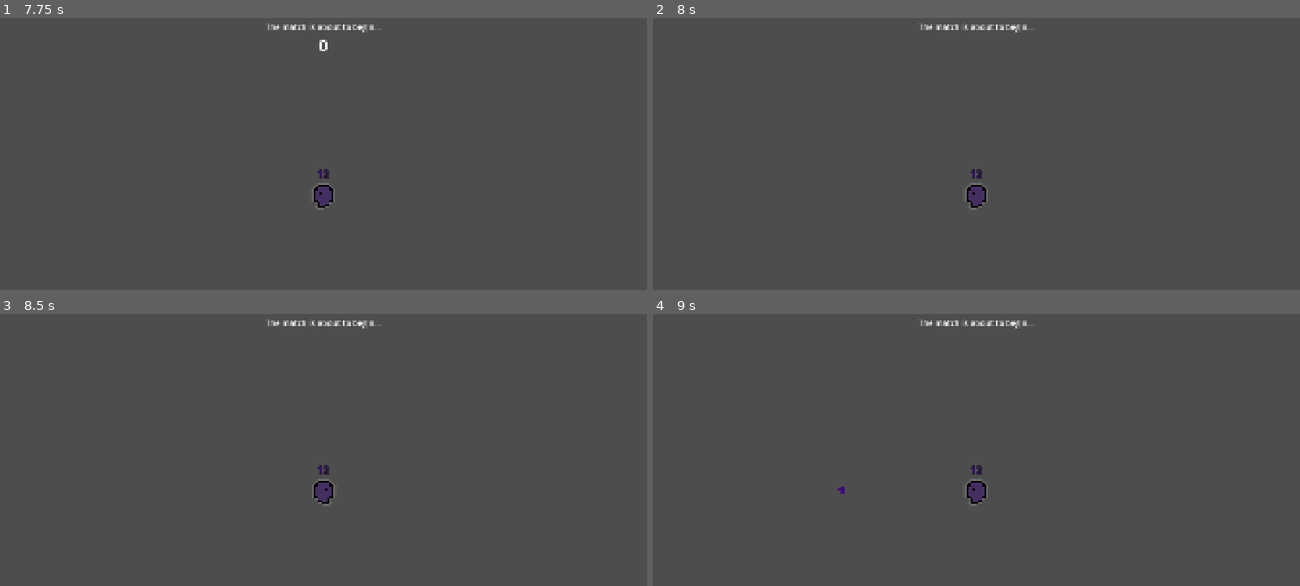
Above: before the commit, frames 1-4 (two rows, left to right).
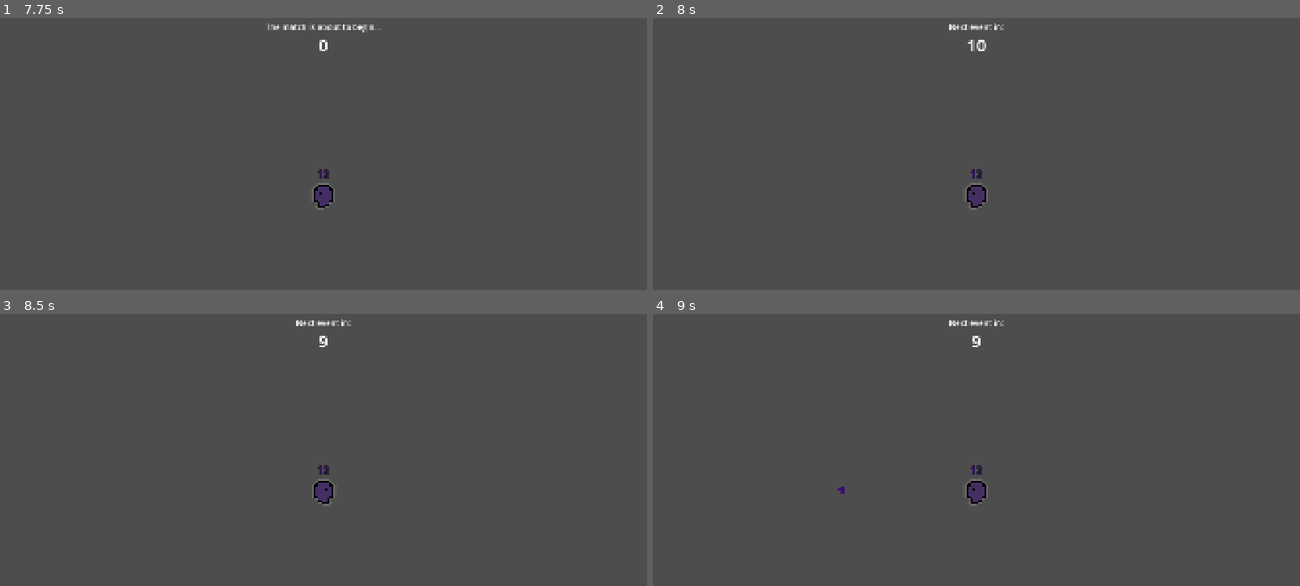
Above: after the commit, the same moments.

Repository: Mrneptune11/Unlimited-Games-Jam
Game: Godot game, scene res://Main/Lobby/Lobby.tscn
The game is run twice, just before and just after one commit, with the same random seed, the same clock (stepped at 60 frames per second) and the same inputs.
Inputs (mouse positions are in pixels of both pictures, inside the frame that each line leads up to):
- Up to frame 1 (7.75 s): click (336, 200) at 0.52 s; type "12" at 0.6 s; click "Host" at 1.25 s; click (323, 194) at 2.02 s; type "12" at 2.1 s; click "Start Game" at 2.75 s; click "Submit" at 3.5 s; tap Enter at 4.25, 6.5 s; hold D (move_right) 4.28-5.78 s; tap 0 every 0.75 s from 4.35 to 7.35 s; tap Space (move_up) at 4.52, 5.27, 5.75, 6.77, 7.25, 7.52 s; hold A (move_left) 5.78-6.53 s; hold D (move_right) from 6.53 s (still down)
- Up to frame 2 (8 s): keep holding D (move_right)
- Up to frame 3 (8.5 s): release D (move_right) at 8.03 s; hold A (move_left) from 8.03 s (still down); tap 0 at 8.1 s; tap Space (move_up) at 8.27 s
- Up to frame 4 (9 s): tap Enter at 8.75 s; release A (move_left) at 8.78 s; hold D (move_right) from 8.78 s (still down); tap 0 at 8.85 s

Frame 1 is identical in both runs. In frame 2, 0.3% of the frame differs, in the area x 41-59%, y 1-13%; in frame 3, 0.3%; in frame 4, 0.3%.

Commit message:
event queue is looking pretty good so far

Diff:
--- a/Data/events.json
+++ b/Data/events.json
@@ -12,5 +12,10 @@
 	{
 		"id" : "print_buh",
 		"weight" : 1,
-	}
+	},
+
+	{
+		"id" : "someone_explode",
+		"weight" : 1,
+	},
 ]
--- a/Main/Lobby/Lobby.tscn
+++ b/Main/Lobby/Lobby.tscn
@@ -118,6 +118,7 @@
 offset_bottom = 140.0
 grow_horizontal = 2
 theme_override_font_sizes/normal_font_size = 24
+bbcode_enabled = true
 text = "Host or Join a lobby."
 horizontal_alignment = 1
 
--- a/Main/Lobby/lobby.gd
+++ b/Main/Lobby/lobby.gd
@@ -179,7 +179,6 @@
 
 #-------------------------------------------------------------------------------
 
-
 # Player Management
 
 func get_player(peer_id: int) -> Player:
@@ -238,12 +237,42 @@
 	for player: Player in get_players():
 		player.teleport.rpc(new_pos)
 
+func pick_rand_contestant()->Player:
+	return contestants.pick_random()
+
+func get_player_color_string(player:Player, color_word:String = "")->String:
+	var color:String = player.color_id
+	var p_name:String = player.player_name
+
+	if color_word:
+		return "[color=" + color + "]" + color_word + "[/color]"
+
+	return "[color=" + color + "]" + p_name + "[/color]"
+
 #-------------------------------------------------------------------------------
 
 # Level Events
+
+func create_game_timer(time:float = 5)->SceneTreeTimer:
+	var timer:SceneTreeTimer = get_tree().create_timer(time)
+	$UI.active_timer = timer
+	return timer
+
 func start_match()->void:
 	server_status = State.MATCH
-	var timer:SceneTreeTimer = get_tree().create_timer(5)
-	$UI.active_timer = timer
-
-#-------------------------------------------------------------------------------
+	create_game_timer().timeout.connect(event_cycle)
+
+func event_cycle()->void:
+	$UI.update_event_terminal("Next event in:")
+	await create_game_timer(10).timeout
+
+
+
+	var new_event:StringName = EM.choose_event().id
+	$UI.update_event_terminal(new_event)
+	EM.match_event(new_event, self)
+
+	await get_tree().create_timer(5).timeout
+	event_cycle()
+
+#-------------------------------------------------------------------------------
--- a/Main/Managers/EventManager.gd
+++ b/Main/Managers/EventManager.gd
@@ -1,4 +1,8 @@
 extends Node
+
+#-------------------------------------------------------------------------------
+
+#Inner class for event data
 
 class EventData:
 	var id: StringName
@@ -8,12 +12,24 @@
 		id = new_id
 		weight = new_weight
 
+#-------------------------------------------------------------------------------
+
+#Globals
+
 var EVENT_DICT:Array = preload("res://Data/events.json").data
 var event_list:Array[EventData] = []
 var event_weights:Array[float] = []
 
+#-------------------------------------------------------------------------------
+
+#Lifecycle
+
 func _ready() -> void:
 	prep_events(EVENT_DICT)
+
+#-------------------------------------------------------------------------------
+
+#Event logic
 
 func prep_events(events:Array)->void:
 	for i:int in range(events.size()):
@@ -21,6 +37,37 @@
 		event_list.append(EventData.new(event.id,event.weight))
 		event_weights.append(events[i].weight)
 
-func choose_event(events:Array[EventData],weights:Array[float])->EventData:
+func choose_event(events:Array[EventData] = event_list,weights:Array[float] = event_weights)->EventData:
 	var rng:RandomNumberGenerator = RandomNumberGenerator.new()
 	return(events[rng.rand_weighted(weights)])
+
+
+func match_event(event_id:StringName, lobby:Lobby):
+	var event_text:String = ""
+	var event_call:Callable
+
+	match event_id:
+		"print_hi":
+			event_call = func(): return "No event! Just wanted to say hi ╰(*°▽°*)╯"
+		"print_buh":
+			event_call = func(): return "No event! Just wanted to say I hate you all (ㆆ_ㆆ)"
+		"name_change":
+			event_call = name_change.bind(lobby)
+		_:
+			event_call = func(): return "ERROR: Event " + event_id + " not found."
+
+	event_text = event_call.call()
+	lobby.get_node("UI").update_event_terminal(event_text)
+
+#-------------------------------------------------------------------------------
+
+#Event calls
+
+func name_change(lobby:Lobby)->String:
+		var subject:Player = lobby.pick_rand_contestant()
+		var return_str:String = lobby.get_player_color_string(subject, subject.player_name + "'s") + " name is now" + \
+		lobby.get_player_color_string(subject," Joshy") +"."
+
+		subject.set_player_name.rpc("Joshy")
+
+		return return_str
